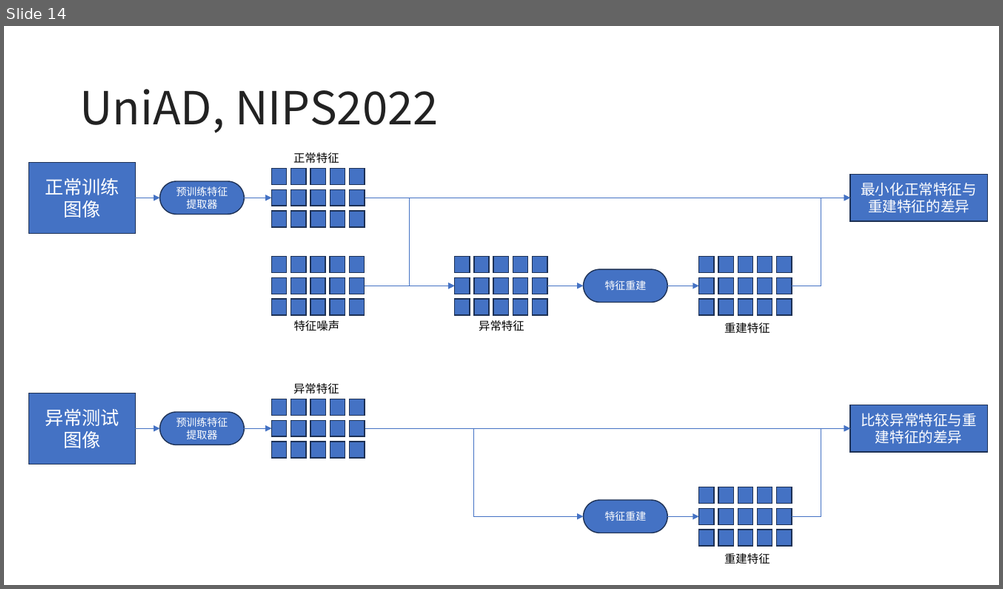
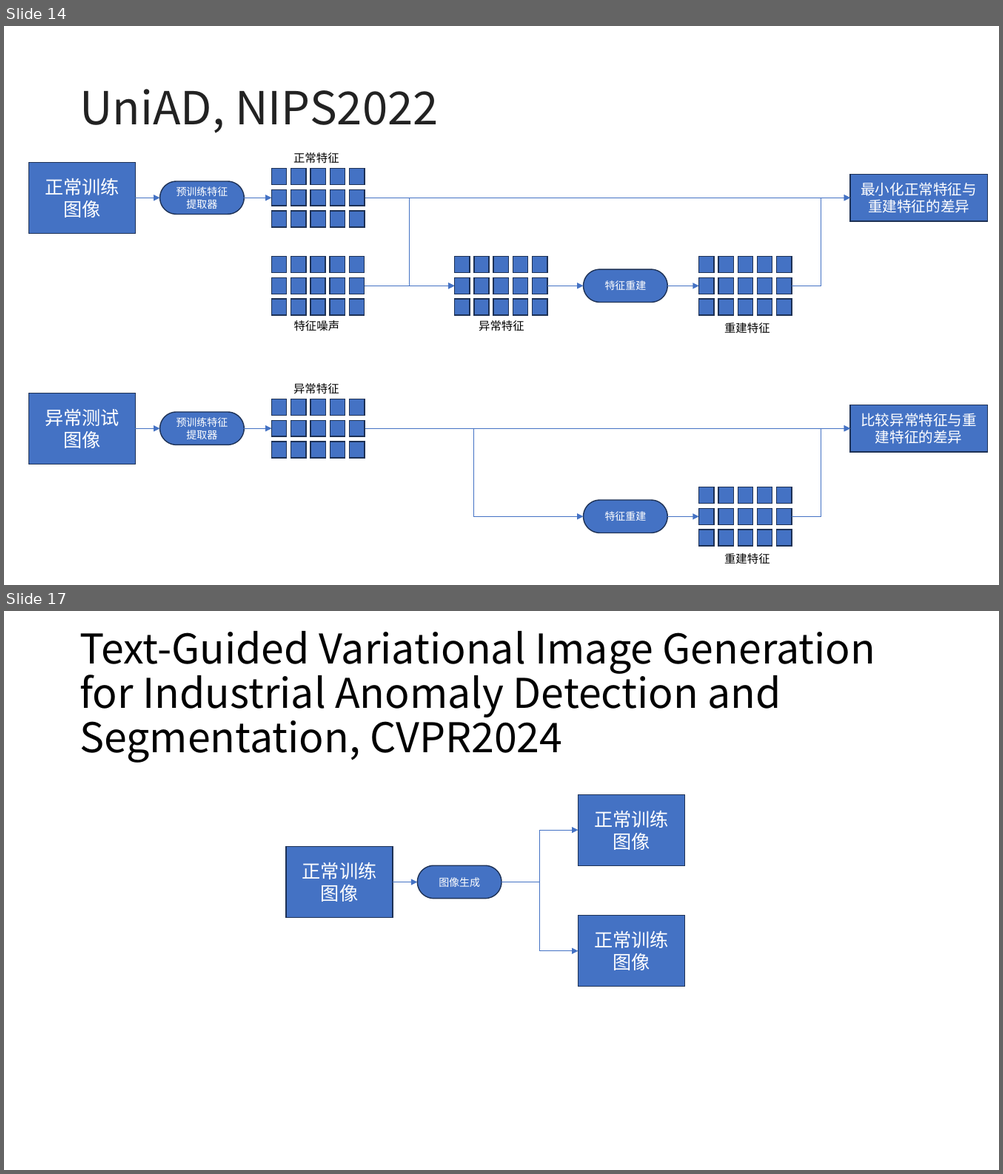
Before and after one commit to lizhenbang56/Papers, a slide deck: papers/车底检测/车底爆炸物检测.pptx. Shown one above the other, each under a label of ours: slide 14 before the commit, slides 14 and 17 after it; the slides between them are not shown. The pictures are 1003x589 and 1003x1174 pixels, drawn with LibreOffice and Linux fonts; fonts in the diff are those of the drawing. Boxes give left, top, right and bottom in pixels: in the first picture for what was removed or moved away, otherwise in the second. Text is boxed around its words. In the diff, an @@ line names an element or a change of style, - is before the commit and + after.

```diff
--- a/papers/车底检测/车底爆炸物检测.pptx
+++ b/papers/车底检测/车底爆炸物检测.pptx
@@ slide 17 added at (4,611,999,1170), background #FFFFFF @@
@@ title added at (79,631,875,763), 39.6 pt, text #000000 @@
+Text-Guided Variational Image Generation for Industrial Anomaly Detection and Segmentation, CVPR2024
@@ rectangle added at (578,795,685,866), fill #4472C4, outline #1E3256 1 pt, 18 pt, text #FFFFFF @@
+正常训练图像
@@ elbow arrow added from (502, 883) to (578, 830), #4472C4 0.5 pt @@
@@ rectangle added at (286,847,392,917), fill #4472C4, outline #1E3256 1 pt, 18 pt, text #FFFFFF @@
+正常训练图像
@@ rounded rectangle added at (418,866,502,899), fill #4472C4, outline #1E3256 1 pt, 10 pt, text #FFFFFF @@
+图像生成
@@ elbow arrow added from (392, 883) to (418, 883), #4472C4 0.5 pt @@
@@ elbow arrow added from (502, 883) to (578, 951), #4472C4 0.5 pt @@
@@ rectangle added at (578,915,685,986), fill #4472C4, outline #1E3256 1 pt, 18 pt, text #FFFFFF @@
+正常训练图像
```
Also in this commit, not shown: 1 slide changed, 1 other slide added, 7 other files.
